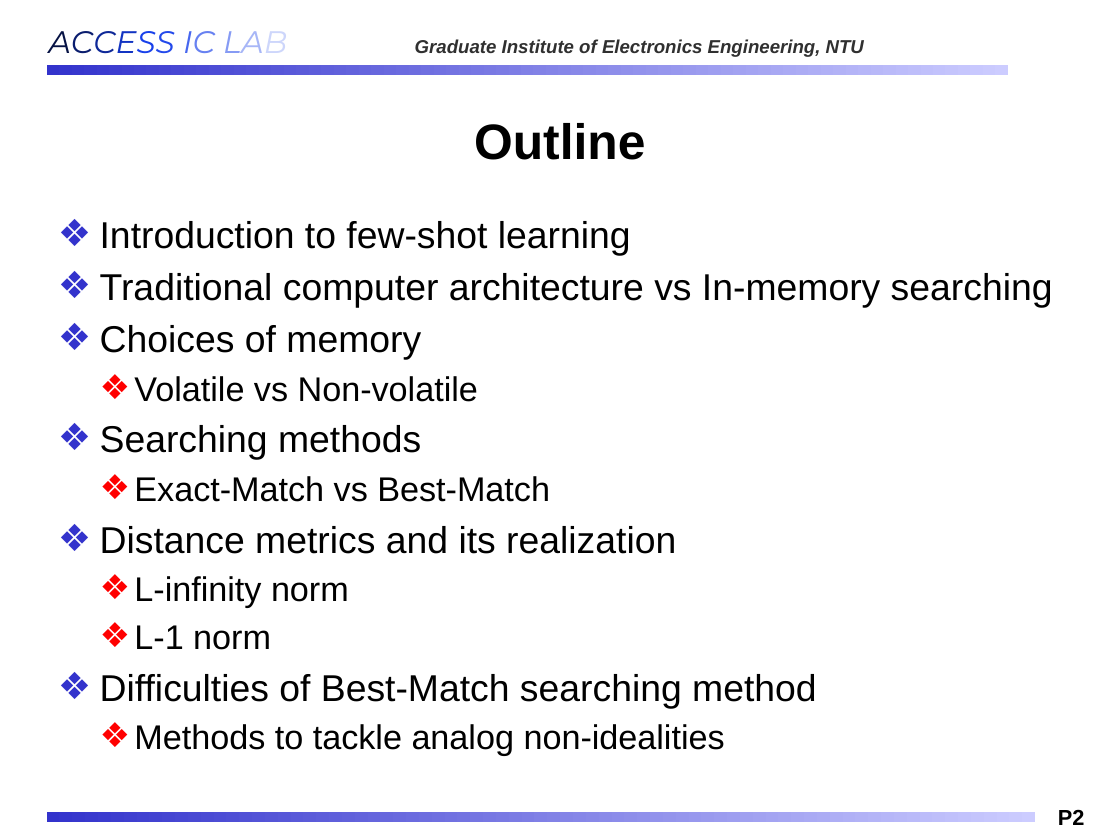
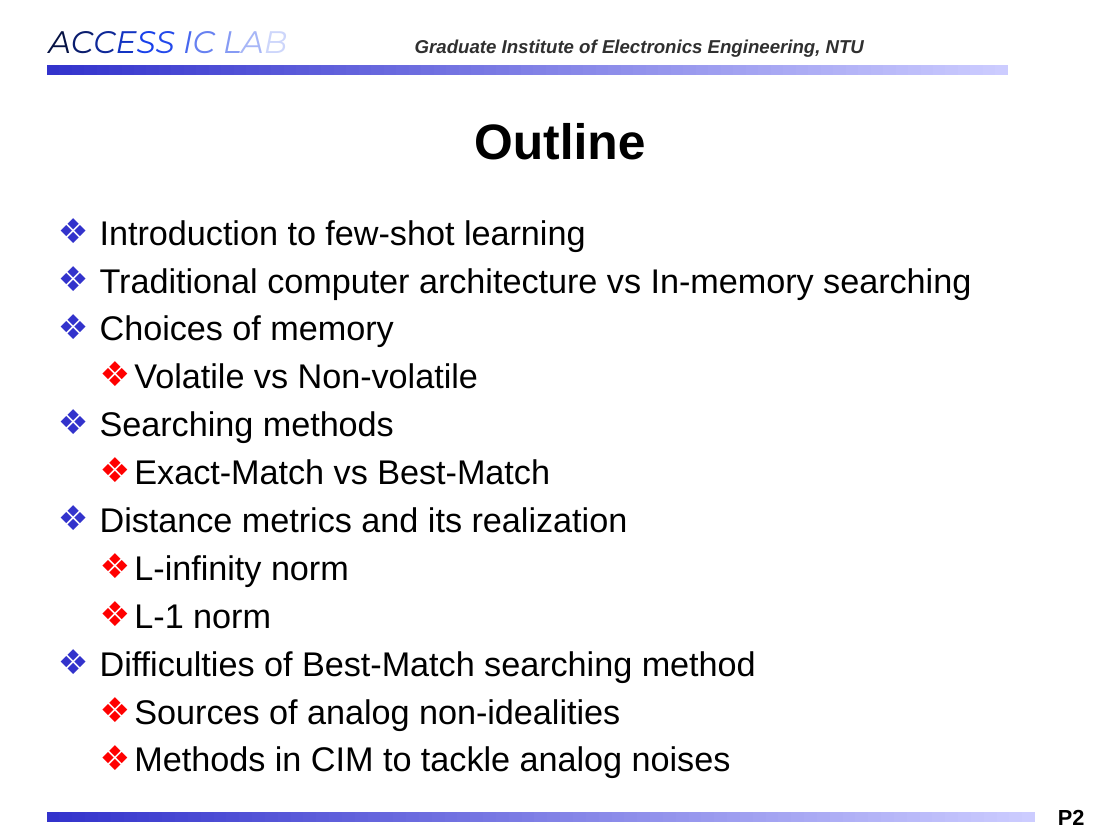
Before and after one commit to Oniontow/AndyWu_Project, a slide deck: slide 2 of IMS_NEW.pptx. Drawn at 1120x840 pixels with LibreOffice and Linux fonts; fonts in the diff are those of the drawing; background and template pictures are left out. Boxes give left, top, right and bottom in pixels: in the first picture for what was removed or moved away, otherwise in the second. Text is boxed around its words. In the diff, an @@ line names an element or a change of style, - is before the commit and + after.

```diff
--- a/IMS_NEW.pptx
+++ b/IMS_NEW.pptx
@@ text at (100,220,971,682): size 24 to 22 pt in "Introduction to few-shot learning", "Traditional computer architecture vs In-memory searching", "Choices of memory", "Searching methods" and 2 more places @@
@@ text at (134,699,731,778): text changed @@
-  ❖ Methods to tackle analog non-idealities
+  ❖ Sources of analog non-idealities
+  ❖ Methods in CIM to tackle analog noises
```
Also in this commit, not shown: 3 other slides changed, 4 slides added, 2 slides removed.
